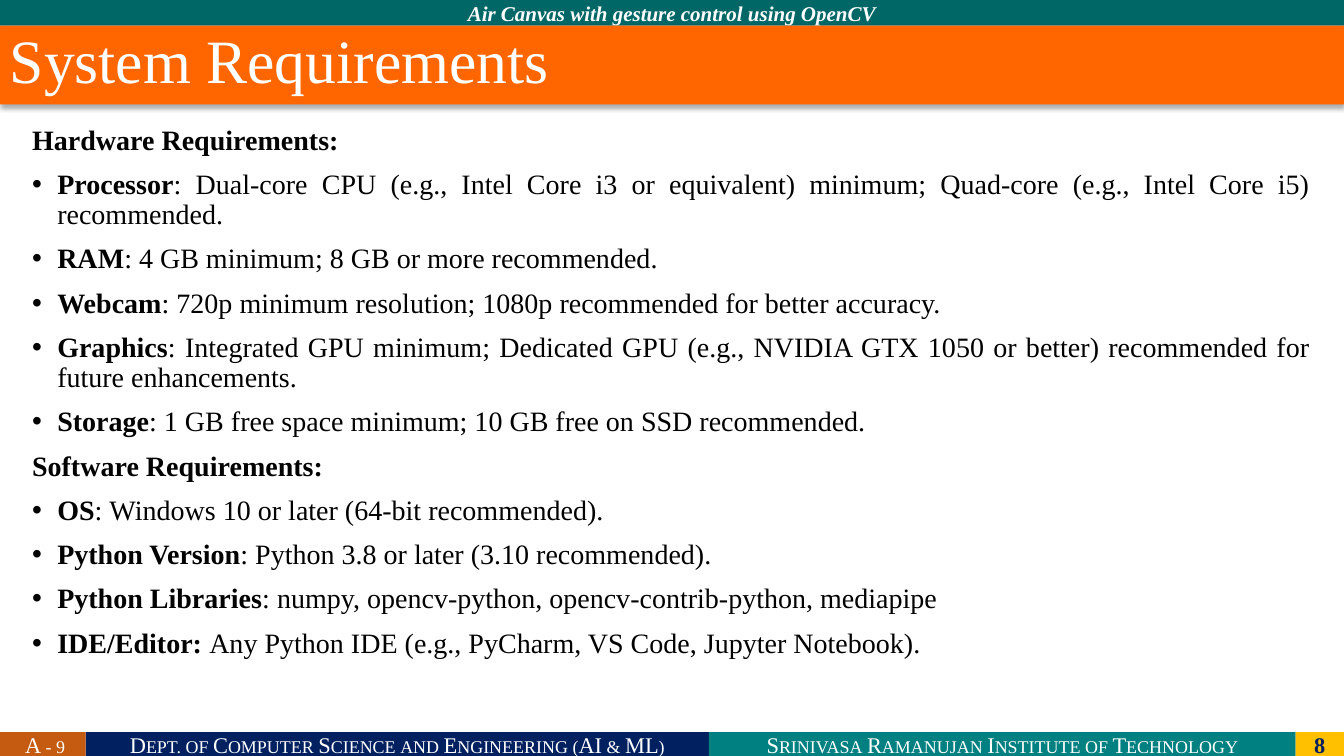
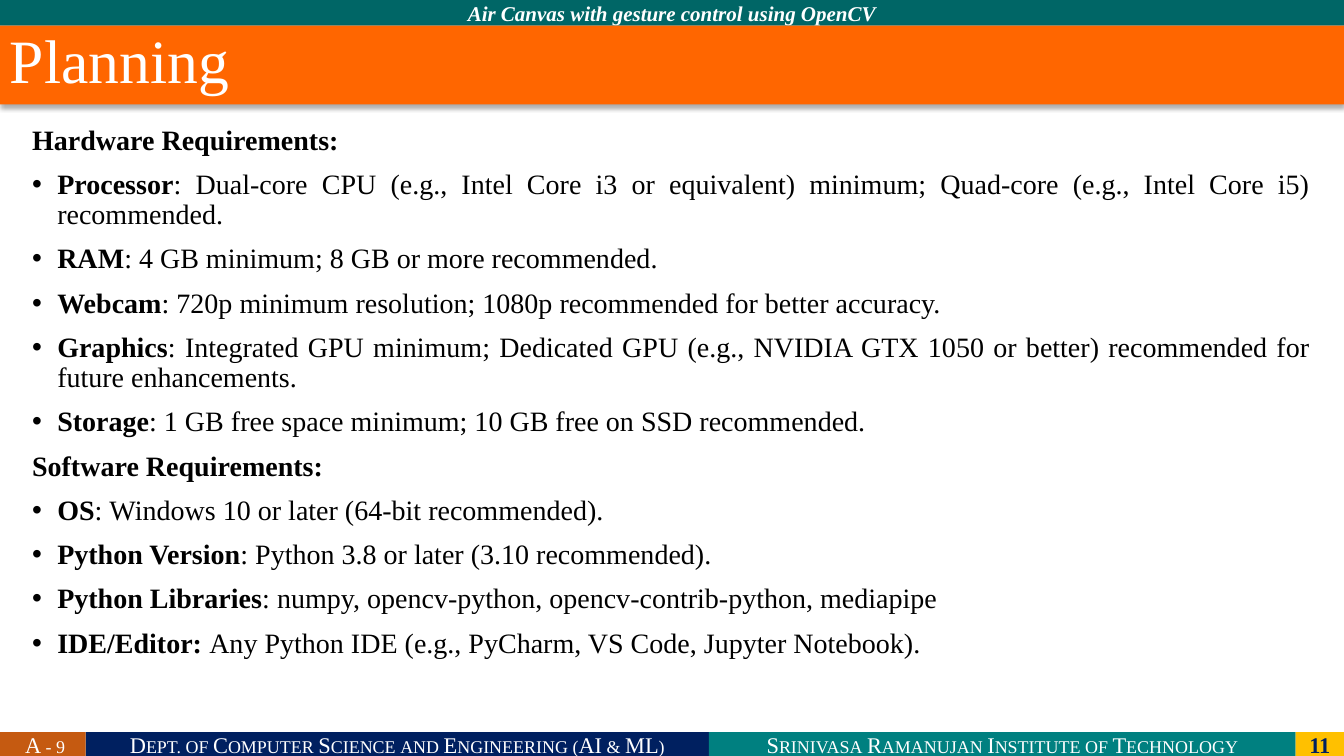
Before and after one commit to 214g1a3332/Project_A9, a slide deck: slide 11 of Review - 0 Template.pptx (slide 8 before the commit). Drawn at 1344x756 pixels with LibreOffice and Linux fonts; fonts in the diff are those of the drawing; background and template pictures are left out. Boxes give left, top, right and bottom in pixels: in the first picture for what was removed or moved away, otherwise in the second. Text is boxed around its words. In the diff, an @@ line names an element or a change of style, - is before the commit and + after.

```diff
--- a/Review - 0 Template.pptx
+++ b/Review - 0 Template.pptx
@@ title at (10, 40, 229, 95): text changed @@
-System Requirements
+Planning
@@ page number at (1309, 738, 1330, 753): text changed @@
-8
+11
```
Also in this commit, not shown: 4 other slides changed, 9 slides added, 1 slide removed, 2 other files.
